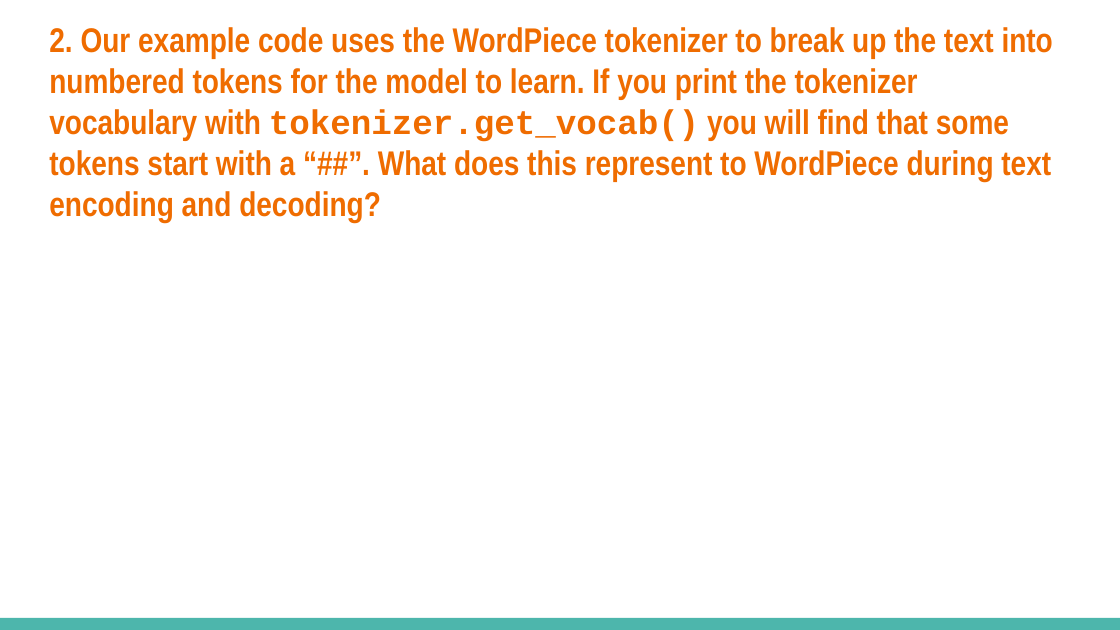
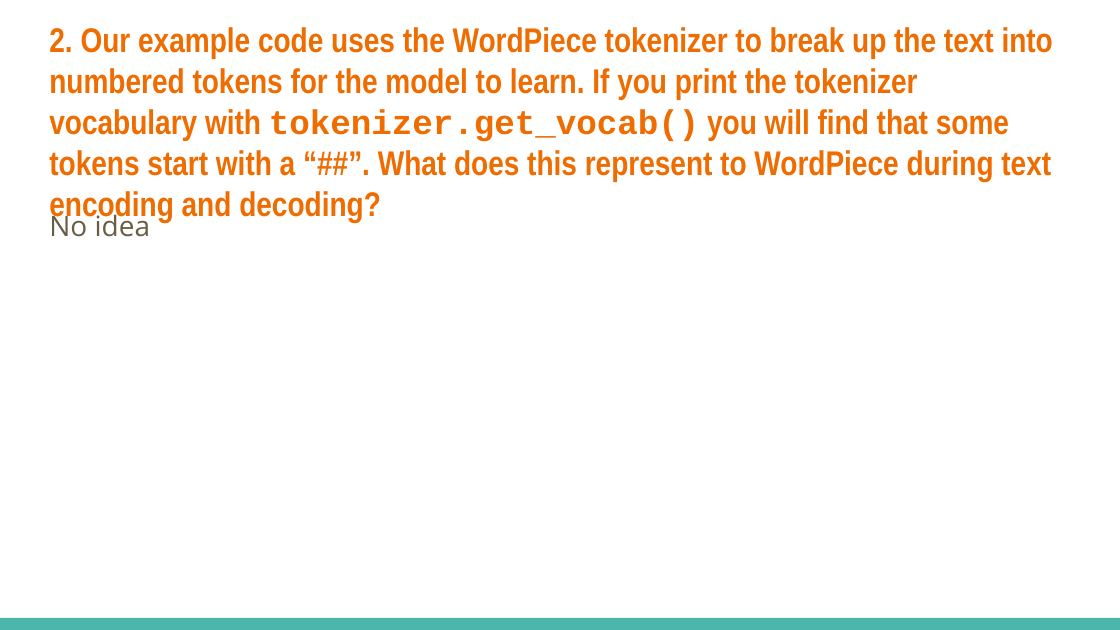
Before and after one commit to eding42/ece157b-hw1, a slide deck: slide 3 of Homework_1_Template.pptx. Drawn at 1120x630 pixels with LibreOffice and Linux fonts; fonts in the diff are those of the drawing. Boxes give left, top, right and bottom in pixels: in the first picture for what was removed or moved away, otherwise in the second. Text is boxed around its words. In the diff, an @@ line names an element or a change of style, - is before the commit and + after.

```diff
--- a/Homework_1_Template.pptx
+++ b/Homework_1_Template.pptx
@@ text added at (49,209,150,237), 18 pt, text #695D46 @@
+No idea
```
Also in this commit, not shown: 3 other slides changed, 3 other files.
